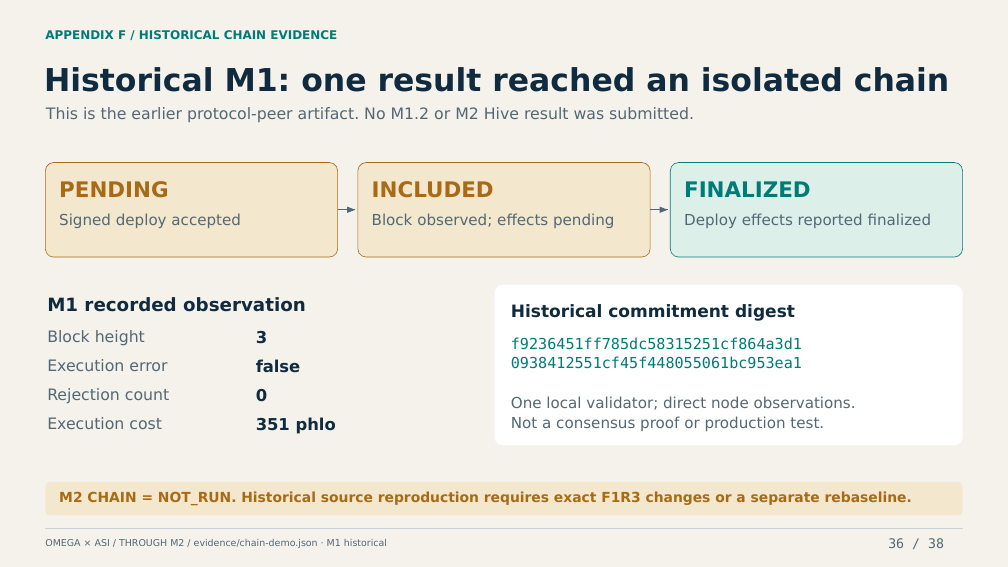
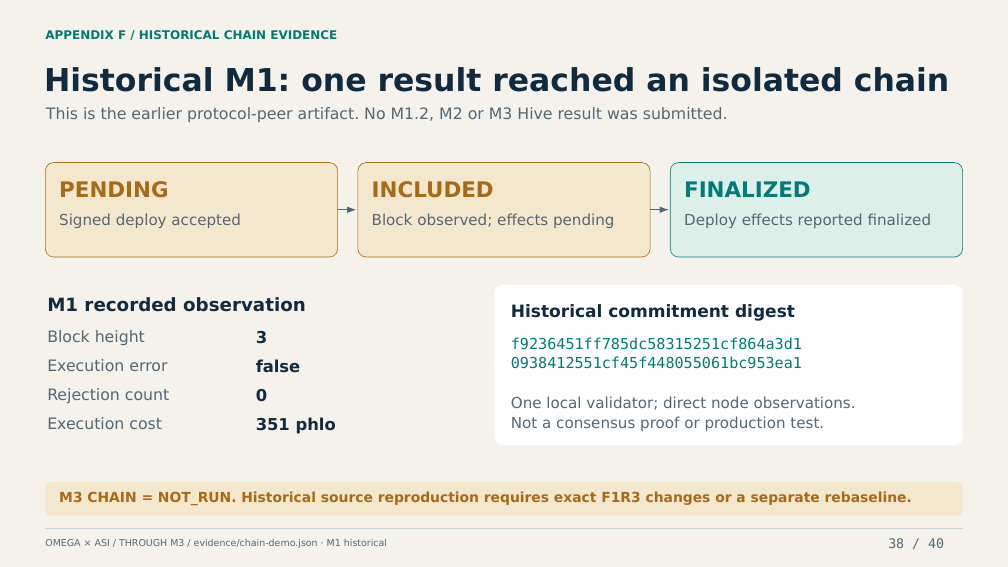
Before and after one commit to machieke/fusion-module-interfaces, a slide deck: slide 38 of docs/presentation/omega-asi-module-interfaces.pptx (slide 36 before the commit). Drawn at 1008x567 pixels with LibreOffice and Linux fonts; fonts in the diff are those of the drawing. Boxes give left, top, right and bottom in pixels: in the first picture for what was removed or moved away, otherwise in the second. Text is boxed around its words. In the diff, an @@ line names an element or a change of style, - is before the commit and + after.

```diff
--- a/docs/presentation/omega-asi-module-interfaces.pptx
+++ b/docs/presentation/omega-asi-module-interfaces.pptx
@@ text at bbox=[46, 107, 728, 122]: text changed @@
-This is the earlier protocol-peer artifact. No M1.2 or M2 Hive result was submitted.
+This is the earlier protocol-peer artifact. No M1.2, M2 or M3 Hive result was submitted.
@@ text at bbox=[59, 491, 912, 505]: text changed @@
-M2 CHAIN = NOT_RUN. Historical source reproduction requires exact F1R3 changes or a separate rebaseline.
+M3 CHAIN = NOT_RUN. Historical source reproduction requires exact F1R3 changes or a separate rebaseline.
@@ text at bbox=[888, 538, 944, 548]: text changed @@
-36 / 38
+38 / 40
```
Also in this commit, not shown: 11 other slides changed, 28 slides added, 26 slides removed, 49 other files.
